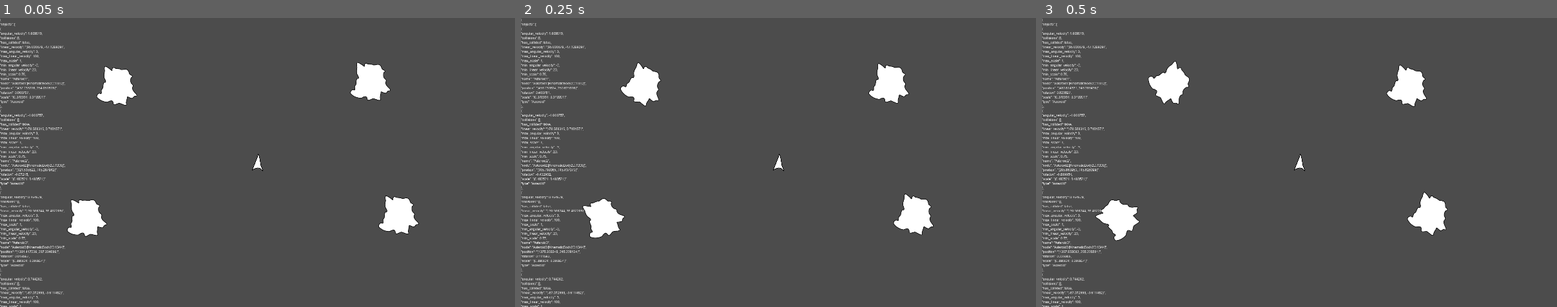
Above: before the commit, frames 1-3 (left to right).
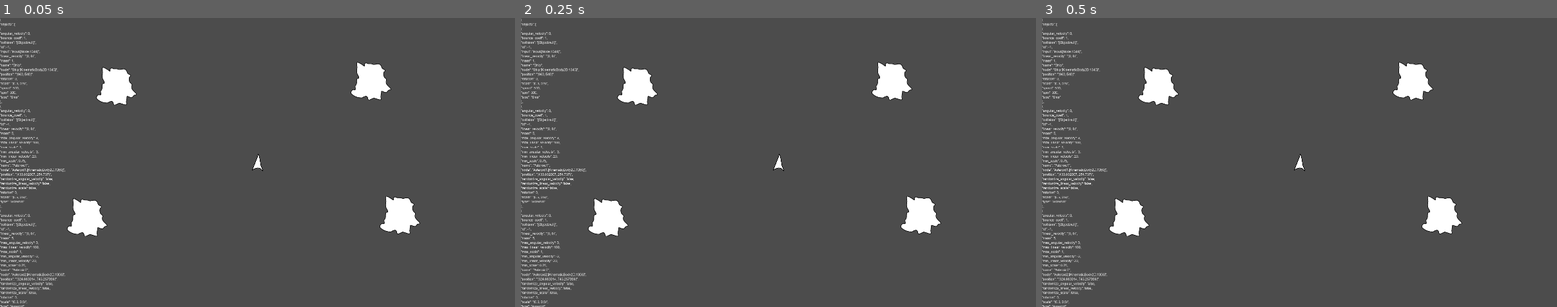
Above: after the commit, the same moments.

Repository: ETdoFresh/kasteroids
Game: Godot game, scene res://world.tscn
Two runs of this game, one before a commit and one after it. Both use one fixed random seed, a clock stepped at 60 frames per second and the inputs below.
Inputs:
- Up to frame 1 (0.05 s): no input
- Up to frame 2 (0.25 s): no input
- Up to frame 3 (0.5 s): no input

The runs differ from the first frame. In frame 1, 2.9% of the frame differs, in the area x 0-82%, y 4-100%; in frame 2, 3.8%; in frame 3, 4.7%.

Commit message:
Work on splitting up and implementing physics. Collisions are up next!

Diff:
--- a/data/asteroid_data.gd
+++ b/data/asteroid_data.gd
@@ -2,10 +2,13 @@
 
 const type = "Asteroid"
 
+export var randomize_angular_velocity = true
 export var min_angular_velocity = -3.0
 export var max_angular_velocity = 3.0
+export var randomize_linear_velocity = true
 export var min_linear_velocity = 20.0
 export var max_linear_velocity = 100.0
+export var randomize_scale = true
 export var min_scale = 0.75
 export var max_scale = 1.0
 export var linear_velocity = Vector2.ZERO
@@ -13,5 +16,8 @@
 export var mass = 5.0
 export var bounce_coeff = 0.2
 
+var id = -1
+
 onready var collision_shape_2d = $CollisionShape2D
 onready var collision_sound = $CollisionSound
+onready var sprite = $Sprite
--- a/data/ship_data.gd
+++ b/data/ship_data.gd
@@ -5,8 +5,11 @@
 export var speed = 800
 export var spin = 10
 export var linear_velocity = Vector2.ZERO
+export var angular_velocity = 0.0
 export var mass = 1.0
 export var bounce_coeff = 0.7
+
+var id = -1
 
 onready var collision_shape_2d = $CollisionShape2D
 onready var input = $Input
--- a/functions/asteroid.gd
+++ b/functions/asteroid.gd
@@ -4,6 +4,7 @@
     return "type" in object and object.type == "Asteroid"
 
 static func randomize_angular_velocity(asteroid : Dictionary) -> Dictionary:
+    if not asteroid.randomize_angular_velocity: return asteroid
     asteroid = asteroid.duplicate()
     var min_vel = asteroid.min_angular_velocity
     var max_vel = asteroid.max_angular_velocity
@@ -11,6 +12,7 @@
     return asteroid
 
 static func randomize_linear_velocity(asteroid : Dictionary) -> Dictionary:
+    if not asteroid.randomize_linear_velocity: return asteroid
     asteroid = asteroid.duplicate()
     var min_vel = asteroid.min_linear_velocity
     var max_vel = asteroid.max_linear_velocity
@@ -19,6 +21,7 @@
     return asteroid
 
 static func randomize_scale(asteroid : Dictionary) -> Dictionary:
+    if not asteroid.randomize_scale: return asteroid
     asteroid = asteroid.duplicate()
     var min_scl = asteroid.min_scale
     var max_scl = asteroid.max_scale
--- /dev/null
+++ b/functions/id.gd
@@ -0,0 +1,32 @@
+class_name IdFunctions
+
+static func get_object_by_id(objects: Array, id: int) -> Dictionary:
+    for object in objects:
+        if "id" in object:
+            if object.id == id:
+                return object
+    return {"id": id, "no_object_found": true}
+
+static func assign_ids(objects: Array) -> Array:
+    objects = objects.duplicate()
+    for i in range(objects.size()):
+        if not "id" in objects[i]: continue
+        if objects[i].id >= 0: continue
+        for j in range(10000):
+            if not get_object_by_id(objects, j):
+                objects[i] = objects[i].duplicate()
+                objects[i].id = j
+                break
+    return objects
+
+static func write_id_to_node(object: Dictionary) -> Dictionary:
+    if "node" in object:
+        object.node.id = object.id
+    return object
+
+static func set_object_by_id(objects: Array, id: int, object: Dictionary) -> Array:
+    objects = objects.duplicate()
+    for i in range(objects.size()):
+        if objects[i].id == id:
+            objects[i] = object.duplicate()
+    return objects
--- a/functions/list.gd
+++ b/functions/list.gd
@@ -51,3 +51,9 @@
         else:
             result[i] = list[i]
     return result
+
+static func index_of(object, list: Array) -> int:
+    for i in range(list.size()):
+        if list[i] == object:
+            return i
+    return -1
--- a/functions/node.gd
+++ b/functions/node.gd
@@ -3,9 +3,13 @@
 static func to_dictionary(child_node : Node) -> Dictionary:
     var object = {}
     if "type" in child_node: object["type"] = child_node.type
+    if "id" in child_node: object["id"] = child_node.id
     if "global_position" in child_node: object["position"] = child_node.global_position
     if "global_rotation" in child_node: object["rotation"] = child_node.global_rotation
-    if "global_scale" in child_node: object["scale"] = child_node.global_scale
+    if "sprite" in child_node:
+        if "global_scale" in child_node: object["scale"] = child_node.sprite.global_scale
+    else:
+        if "global_scale" in child_node: object["scale"] = child_node.global_scale
     if "linear_velocity" in child_node: object["linear_velocity"] = child_node.linear_velocity
     if "angular_velocity" in child_node: object["angular_velocity"] = child_node.angular_velocity
     if "input" in child_node: object["input"] = child_node.input
@@ -18,13 +22,16 @@
     if "max_linear_velocity" in child_node: object["max_linear_velocity"] = child_node.max_linear_velocity
     if "min_scale" in child_node: object["min_scale"] = child_node.min_scale
     if "max_scale" in child_node: object["max_scale"] = child_node.max_scale
+    if "mass" in child_node: object["mass"] = child_node.mass
+    if "bounce_coeff" in child_node: object["bounce_coeff"] = child_node.bounce_coeff
+    if "randomize_angular_velocity" in child_node: object["randomize_angular_velocity"] = child_node.randomize_angular_velocity
+    if "randomize_linear_velocity" in child_node: object["randomize_linear_velocity"] = child_node.randomize_linear_velocity
+    if "randomize_scale" in child_node: object["randomize_scale"] = child_node.randomize_scale
     if child_node is KinematicBody2D: object["node"] = child_node
     return object
 
 static func update_display(object : Dictionary) -> Dictionary:
-    if not "sprite" in object: return object
-    var sprite = object.sprite
-    if "global_position" in sprite: sprite.global_position = object.position
-    if "global_rotation" in sprite: sprite.global_rotation = object.rotation
-    if "global_scale" in sprite: sprite.global_scale = object.scale
+    if not "node" in object: return object
+    var node = object.node
+    if "sprite" in node: node.sprite.global_scale = object.scale
     return object
--- /dev/null
+++ b/functions/physics/collision.gd
@@ -0,0 +1,7 @@
+class_name CollisionFunctions
+
+static func has_collision(object: Dictionary) -> bool:
+    return "collision" in object and object.collision != null
+
+static func get_collision(object: Dictionary):
+    return object.collision
--- a/functions/physics.gd
+++ b/functions/physics/physics.gd
@@ -1,34 +1,19 @@
 class_name PhysicsFunctions
 
-static func move(object : Dictionary, delta : float) -> Dictionary:
-    if not "linear_velocity" in object: return object
-    if not "angular_velocity" in object: return object
-    object = object.duplicate()
-    object.position += object.linear_velocity * delta
-    object.rotation += object.angular_velocity * delta
-    return object
+const COLLISION = CollisionFunctions
+const ID = IdFunctions
+const LIST = ListFunctions
+const PHYSICS_NODES = PhysicsNodesFunctions
 
-static func move_and_collide(object : Dictionary, delta : float) -> Dictionary:
-    if not "node" in object: return object
-    object = object.duplicate()
-    if not "collisions" in object: object["collisions"] = []
-    if not "has_collided" in object: object["has_collided"] = false
-    var kinematic_body : KinematicBody2D = object.node
-    kinematic_body.global_position = object.position
-    kinematic_body.global_rotation = object.rotation
-    kinematic_body.get_node("CollisionShape2D").scale = object.scale
-    kinematic_body.rotate(object.angular_velocity * delta)
-    var collision : KinematicCollision2D = kinematic_body.move_and_collide(object.linear_velocity * delta)
-    if collision:
-        object.has_collided = true
-        object.collisions.append({
-            "other": collision.collider,
-            "normal": collision.normal,
-            "position": collision.position,
-            "remain": collision.remainder})
-    object.position = kinematic_body.global_position
-    object.rotation = kinematic_body.global_rotation
-    return object
+static func simulate(objects: Array, delta: float) -> Array:
+    objects = objects.duplicate()
+    objects = LIST.map(objects, funcref(PHYSICS_NODES, "setup_physical_bodies")) # Side-effect
+    objects = LIST.map1(objects, funcref(PHYSICS_NODES, "move_and_collide"), delta) # Both
+    objects = LIST.map(objects, funcref(PHYSICS_NODES, "update_objects_from_physical_bodies"))
+    var _collisions = LIST.filter(objects, funcref(COLLISION, "has_collision"))
+    # TODO: Handle Collisions
+    # TODO: Collide Event on Object?
+    return objects
 
 static func add_collisions_to_other_colliders(objects: Array) -> Array:
     objects = objects.duplicate()
@@ -37,10 +22,10 @@
         for other_object in objects:
             if "collisions" in other_object:
                 for collision in other_object.collisions:
-                    if collision.other == objects[i].node:
+                    if collision.other == objects[i]:
                         objects[i] = objects[i].duplicate()
                         objects[i].collisions.append({
-                            "other": other_object.node,
+                            "other": other_object.id,
                             "normal": -collision.normal,
                             "position": collision.position,
                             "remainder": 0.0})
@@ -52,12 +37,10 @@
 static func resolve_collisions(objects: Array) -> Array:
     objects = objects.duplicate()
     for i in range(objects.size()):
-        if not "has_collided" in objects[i]: continue
-        if not objects[i].has_collided: continue
         if not "collisions" in objects[i]: continue
         if objects[i].collisions.size() == 0: continue
-        objects[i] = objects[i].duplicate()
-        # TODO: Handle collisions :)
+        for collision in objects[i].collisions:
+            objects[i] = bounce_no_angular_velocity(objects[i], collision)
         objects[i].collisions.clear()
     return objects
 
--- /dev/null
+++ b/functions/physics/physics_nodes.gd
@@ -0,0 +1,25 @@
+class_name PhysicsNodesFunctions
+
+static func setup_physical_bodies(object: Dictionary) -> Dictionary:
+    if not "node" in object: return object
+    var kinematic_body : KinematicBody2D = object.node
+    kinematic_body.global_position = object.position
+    kinematic_body.global_rotation = object.rotation
+    kinematic_body.get_node("CollisionShape2D").scale = object.scale
+    return object
+
+static func update_objects_from_physical_bodies(object: Dictionary) -> Dictionary:
+    if not "node" in object: return object
+    var kinematic_body : KinematicBody2D = object.node
+    object = object.duplicate()
+    object.position = kinematic_body.global_position
+    object.rotation = kinematic_body.global_rotation
+    return object
+
+static func move_and_collide(object : Dictionary, delta : float) -> Dictionary:
+    if not "node" in object: return object
+    var kinematic_body : KinematicBody2D = object.node
+    object = object.duplicate()
+    kinematic_body.rotate(object.angular_velocity * delta)
+    object["collision"] = kinematic_body.move_and_collide(object.linear_velocity * delta)
+    return object
--- a/functions/ship.gd
+++ b/functions/ship.gd
@@ -4,6 +4,7 @@
     return "type" in object and object.type == "Ship"
 
 static func apply_input(ship : Dictionary, delta: float) -> Dictionary:
+    if not is_ship(ship): return ship
     ship = ship.duplicate()
     var thrust = Vector2(0, ship.input.vertical * ship.speed)
     var linear_acceleration = thrust.rotated(ship.rotation)
@@ -14,6 +15,7 @@
     return ship
 
 static func limit_speed(ship : Dictionary) -> Dictionary:
+    if not is_ship(ship): return ship
     ship = ship.duplicate()
     if ship.linear_velocity.length() > ship.speed:
         ship.linear_velocity = ship.linear_velocity.normalized() * ship.speed
--- /dev/null
+++ b/functions/shortcut.gd
@@ -0,0 +1,8 @@
+class_name ShortcutFunctions
+
+static func receive_input(event, node: Node):
+    if Input.is_key_pressed(KEY_CONTROL):
+        if event is InputEventKey:
+            if event.is_pressed():
+                if event.scancode == KEY_R:
+                    var _1 = node.get_tree().reload_current_scene()
--- a/functions/sound.gd
+++ b/functions/sound.gd
@@ -3,5 +3,7 @@
 static func play_collision_sound(object: Dictionary) -> Dictionary:
     if not "node" in object: return object
     if not "collision_sound" in object.node: return object
+    if not "collision" in object: return object
+    if not object.collision: return object
     object.node.collision_sound.play()
     return object
--- /dev/null
+++ b/functions/state.gd
@@ -0,0 +1,38 @@
+class_name StateFunctions
+
+const ASTEROID = AsteroidFunctions
+const ID = IdFunctions
+const DICTIONARY = DictionaryFunctions
+const LIST = ListFunctions
+const NODE = NodeFunctions
+const PHYSICS = PhysicsFunctions
+const SHIP = ShipFunctions
+const SOUND = SoundFunctions
+const WRAP = WrapFunctions
+
+static func empty_state() -> Dictionary:
+    return {"tick": 0, "objects": []}
+
+static func initial_state(children: Array):
+    var state = empty_state()
+    state.objects = LIST.map(children, funcref(NODE, "to_dictionary"))
+    state.objects = ID.assign_ids(state.objects)
+    state.objects = LIST.map(state.objects, funcref(ID, "write_id_to_node")) # Side-effect
+    state.objects = LIST.filtered_map(state.objects, funcref(ASTEROID, "is_asteroid"), funcref(ASTEROID, "randomize_angular_velocity"))
+    state.objects = LIST.filtered_map(state.objects, funcref(ASTEROID, "is_asteroid"), funcref(ASTEROID, "randomize_linear_velocity"))
+    state.objects = LIST.filtered_map(state.objects, funcref(ASTEROID, "is_asteroid"), funcref(ASTEROID, "randomize_scale"))
+    state.objects = LIST.map(state.objects, funcref(NODE, "update_display")) # Side-effect
+    #state.objects = LIST.map(state.objects, funcref(PHYSICS, "create_physical_object"))
+    return state
+
+static func simulate(state : Dictionary, delta : float) -> Dictionary:
+    state = DICTIONARY.update(state, "tick", state.tick + 1)
+    state.objects = LIST.map1(state.objects, funcref(SHIP, "apply_input"), delta)
+    #state.objects = LIST.map(state.objects, funcref(BULLET, "create_bullets")) # Side-effect
+    state.objects = LIST.map(state.objects, funcref(SHIP, "limit_speed"))
+    state.objects = PHYSICS.simulate(state.objects, delta)
+    state.objects = LIST.map(state.objects, funcref(WRAP, "wrap"))
+    state.objects = LIST.map(state.objects, funcref(SOUND, "play_collision_sound")) # Side-effect
+    #state.objects = LIST.map(state.objects, funcref(BULLET, "delete_bullets")) # Side-effect
+    state.objects = LIST.map(state.objects, funcref(NODE, "update_display"))
+    return state
--- a/project.godot
+++ b/project.godot
@@ -15,9 +15,19 @@
 "path": "res://functions/asteroid.gd"
 }, {
 "base": "Reference",
+"class": "CollisionFunctions",
+"language": "GDScript",
+"path": "res://functions/physics/collision.gd"
+}, {
+"base": "Reference",
 "class": "DictionaryFunctions",
 "language": "GDScript",
 "path": "res://functions/dictionary.gd"
+}, {
+"base": "Reference",
+"class": "IdFunctions",
+"language": "GDScript",
+"path": "res://functions/id.gd"
 }, {
 "base": "Reference",
 "class": "JSONBeautifier",
@@ -37,7 +47,12 @@
 "base": "Reference",
 "class": "PhysicsFunctions",
 "language": "GDScript",
-"path": "res://functions/physics.gd"
+"path": "res://functions/physics/physics.gd"
+}, {
+"base": "Reference",
+"class": "PhysicsNodesFunctions",
+"language": "GDScript",
+"path": "res://functions/physics/physics_nodes.gd"
 }, {
 "base": "Reference",
 "class": "ShipFunctions",
@@ -45,9 +60,19 @@
 "path": "res://functions/ship.gd"
 }, {
 "base": "Reference",
+"class": "ShortcutFunctions",
+"language": "GDScript",
+"path": "res://functions/shortcut.gd"
+}, {
+"base": "Reference",
 "class": "SoundFunctions",
 "language": "GDScript",
 "path": "res://functions/sound.gd"
+}, {
+"base": "Reference",
+"class": "StateFunctions",
+"language": "GDScript",
+"path": "res://functions/state.gd"
 }, {
 "base": "Reference",
 "class": "WrapFunctions",
@@ -56,13 +81,18 @@
 } ]
 _global_script_class_icons={
 "AsteroidFunctions": "",
+"CollisionFunctions": "",
 "DictionaryFunctions": "",
+"IdFunctions": "",
 "JSONBeautifier": "",
 "ListFunctions": "",
 "NodeFunctions": "",
 "PhysicsFunctions": "",
+"PhysicsNodesFunctions": "",
 "ShipFunctions": "",
+"ShortcutFunctions": "",
 "SoundFunctions": "",
+"StateFunctions": "",
 "WrapFunctions": ""
 }
 
--- a/world.gd
+++ b/world.gd
@@ -1,49 +1,18 @@
 extends Node2D
 
-const ASTEROID = AsteroidFunctions
-const DICTIONARY = DictionaryFunctions
-const LIST = ListFunctions
-const NODE = NodeFunctions
-const PHYSICS = PhysicsFunctions
-const SHIP = ShipFunctions
-const SOUND = SoundFunctions
-const WRAP = WrapFunctions
+const SHORTCUT = ShortcutFunctions
+const STATE = StateFunctions
 
-onready var current_state = empty_state()
+var current_state
+
 onready var label = $Label
 
 func _ready():
-    var state = current_state
-    state.objects = LIST.map(get_children(), funcref(NODE, "to_dictionary"))
-    state.objects = LIST.filtered_map(state.objects, funcref(ASTEROID, "is_asteroid"), funcref(ASTEROID, "randomize_angular_velocity"))
-    state.objects = LIST.filtered_map(state.objects, funcref(ASTEROID, "is_asteroid"), funcref(ASTEROID, "randomize_linear_velocity"))
-    state.objects = LIST.filtered_map(state.objects, funcref(ASTEROID, "is_asteroid"), funcref(ASTEROID, "randomize_scale"))
-    state.objects = LIST.map(state.objects, funcref(NODE, "update_display"))
-    #state.objects = LIST.map(state.objects, funcref(PHYSICS, "create_physical_object"))
+    current_state = STATE.initial_state(get_children())
 
 func _physics_process(delta : float):
-    #if Input.is_action_just_pressed("ui_accept"): # Step simulation using spacebar
-    current_state = simulate(current_state, delta)
+    current_state = STATE.simulate(current_state, delta)
     label.text = JSONBeautifier.beautify_json(to_json(current_state))
 
 func _input(event):
-    if Input.is_key_pressed(KEY_CONTROL):
-        if event is InputEventKey:
-            if event.is_pressed():
-                if event.scancode == KEY_R:
-                    var _1 = get_tree().reload_current_scene()
-
-static func empty_state() -> Dictionary:
-    return {"tick": 0, "objects": []}
-
-static func simulate(state : Dictionary, delta : float) -> Dictionary:
-    state = DICTIONARY.update(state, "tick", state.tick + 1)
-    state.objects = LIST.filtered_map1(state.objects, funcref(SHIP, "is_ship"), funcref(SHIP, "apply_input"), delta)
-    state.objects = LIST.filtered_map(state.objects, funcref(SHIP, "is_ship"), funcref(SHIP, "limit_speed"))
-    state.objects = LIST.map1(state.objects, funcref(PHYSICS, "move_and_collide"), delta)
-    state.objects = PHYSICS.add_collisions_to_other_colliders(state.objects)
-    state.objects = LIST.filtered_map(state.objects, funcref(PHYSICS, "has_collided"), funcref(SOUND, "play_collision_sound"))
-    state.objects = PHYSICS.resolve_collisions(state.objects)
-    state.objects = LIST.map(state.objects, funcref(WRAP, "wrap"))
-    state.objects = LIST.map(state.objects, funcref(NODE, "update_display"))
-    return state
+    SHORTCUT.receive_input(event, self)
--- a/world.tscn
+++ b/world.tscn
@@ -10,28 +10,50 @@
 [ext_resource path="res://data/asteroid_data.gd" type="Script" id=8]
 
 [sub_resource type="ConvexPolygonShape2D" id=1]
+points = PoolVector2Array( 5.826, -63.185, 35.807, 56.874, -39.299, 57.318 )
+
+[sub_resource type="ConvexPolygonShape2D" id=2]
 points = PoolVector2Array( -97.491, -134.114, 76.803, -126.951, 145.039, 74.597, 88.186, 82.843, 75.636, 145.832, -143.208, 101.385, -137.01, 66.039, -117.097, 58.803 )
 
-[sub_resource type="DynamicFont" id=2]
+[sub_resource type="DynamicFont" id=3]
 size = 12
 font_data = ExtResource( 6 )
-
-[sub_resource type="ConvexPolygonShape2D" id=3]
-points = PoolVector2Array( 5.826, -63.185, 35.807, 56.874, -39.299, 57.318 )
 
 [node name="World" type="Node2D"]
 script = ExtResource( 4 )
 
+[node name="Ship" type="KinematicBody2D" parent="."]
+position = Vector2( 960, 540 )
+script = ExtResource( 5 )
+speed = 500
+bounce_coeff = 1.0
+
+[node name="Sprite" type="Sprite" parent="Ship"]
+scale = Vector2( 0.5, 0.5 )
+texture = ExtResource( 2 )
+
+[node name="CollisionShape2D" type="CollisionShape2D" parent="Ship"]
+scale = Vector2( 0.5, 0.5 )
+shape = SubResource( 1 )
+
+[node name="Input" type="Node" parent="Ship"]
+script = ExtResource( 7 )
+
 [node name="Asteroid1" type="KinematicBody2D" parent="."]
 position = Vector2( 433.932, 254.737 )
-scale = Vector2( 0.5, 0.5 )
 script = ExtResource( 8 )
+randomize_angular_velocity = false
+randomize_linear_velocity = false
+randomize_scale = false
+bounce_coeff = 1.0
 
 [node name="Sprite" type="Sprite" parent="Asteroid1"]
+scale = Vector2( 0.5, 0.5 )
 texture = ExtResource( 1 )
 
 [node name="CollisionShape2D" type="CollisionShape2D" parent="Asteroid1"]
-shape = SubResource( 1 )
+scale = Vector2( 0.5, 0.5 )
+shape = SubResource( 2 )
 
 [node name="CollisionSound" type="AudioStreamPlayer" parent="Asteroid1"]
 stream = ExtResource( 3 )
@@ -39,14 +61,19 @@
 
 [node name="Asteroid2" type="KinematicBody2D" parent="."]
 position = Vector2( 324.683, 745.258 )
-scale = Vector2( 0.5, 0.5 )
 script = ExtResource( 8 )
+randomize_angular_velocity = false
+randomize_linear_velocity = false
+randomize_scale = false
+bounce_coeff = 1.0
 
 [node name="Sprite" type="Sprite" parent="Asteroid2"]
+scale = Vector2( 0.5, 0.5 )
 texture = ExtResource( 1 )
 
 [node name="CollisionShape2D" type="CollisionShape2D" parent="Asteroid2"]
-shape = SubResource( 1 )
+scale = Vector2( 0.5, 0.5 )
+shape = SubResource( 2 )
 
 [node name="CollisionSound" type="AudioStreamPlayer" parent="Asteroid2"]
 stream = ExtResource( 3 )
@@ -54,14 +81,19 @@
 
 [node name="Asteroid3" type="KinematicBody2D" parent="."]
 position = Vector2( 1382.64, 235.756 )
-scale = Vector2( 0.5, 0.5 )
 script = ExtResource( 8 )
+randomize_angular_velocity = false
+randomize_linear_velocity = false
+randomize_scale = false
+bounce_coeff = 1.0
 
 [node name="Sprite" type="Sprite" parent="Asteroid3"]
+scale = Vector2( 0.5, 0.5 )
 texture = ExtResource( 1 )
 
 [node name="CollisionShape2D" type="CollisionShape2D" parent="Asteroid3"]
-shape = SubResource( 1 )
+scale = Vector2( 0.5, 0.5 )
+shape = SubResource( 2 )
 
 [node name="CollisionSound" type="AudioStreamPlayer" parent="Asteroid3"]
 stream = ExtResource( 3 )
@@ -69,14 +101,19 @@
 
 [node name="Asteroid4" type="KinematicBody2D" parent="."]
 position = Vector2( 1490.52, 736.294 )
-scale = Vector2( 0.5, 0.5 )
 script = ExtResource( 8 )
+randomize_angular_velocity = false
+randomize_linear_velocity = false
+randomize_scale = false
+bounce_coeff = 1.0
 
 [node name="Sprite" type="Sprite" parent="Asteroid4"]
+scale = Vector2( 0.5, 0.5 )
 texture = ExtResource( 1 )
 
 [node name="CollisionShape2D" type="CollisionShape2D" parent="Asteroid4"]
-shape = SubResource( 1 )
+scale = Vector2( 0.5, 0.5 )
+shape = SubResource( 2 )
 
 [node name="CollisionSound" type="AudioStreamPlayer" parent="Asteroid4"]
 stream = ExtResource( 3 )
@@ -87,23 +124,7 @@
 anchor_bottom = 1.0
 margin_right = 1920.0
 margin_bottom = 1080.0
-custom_fonts/font = SubResource( 2 )
+custom_fonts/font = SubResource( 3 )
 __meta__ = {
 "_edit_use_anchors_": false
 }
-
-[node name="Ship" type="KinematicBody2D" parent="."]
-position = Vector2( 960, 540 )
-script = ExtResource( 5 )
-speed = 500
-
-[node name="Sprite" type="Sprite" parent="Ship"]
-scale = Vector2( 0.5, 0.5 )
-texture = ExtResource( 2 )
-
-[node name="CollisionShape2D" type="CollisionShape2D" parent="Ship"]
-scale = Vector2( 0.5, 0.5 )
-shape = SubResource( 3 )
-
-[node name="Input" type="Node" parent="Ship"]
-script = ExtResource( 7 )
